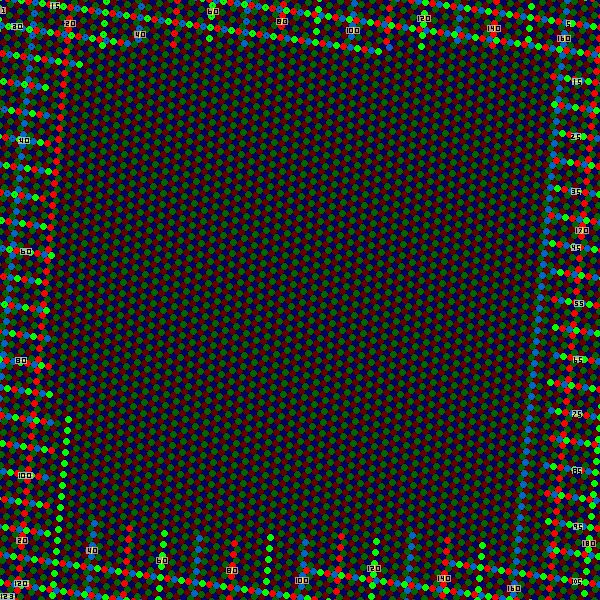
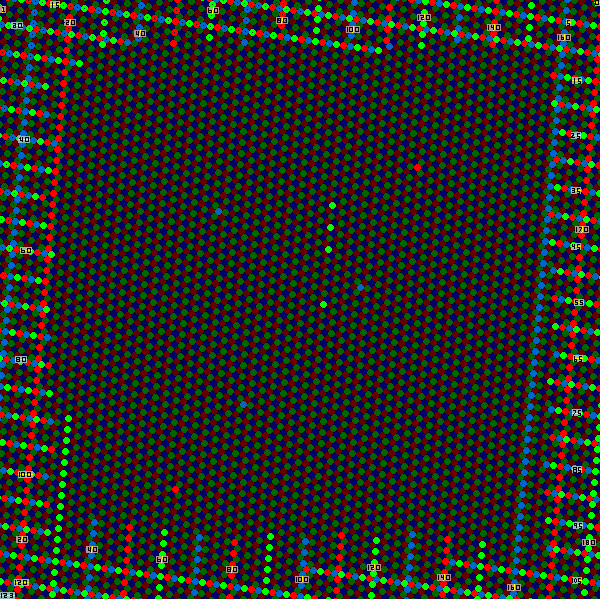
Comparing the layer stacks of the two 600 × 600 images. Changes:
hid "upper right corner shim" over <box>594,0,600,7</box>
painted on "Background" over <box>0,0,600,600</box>
